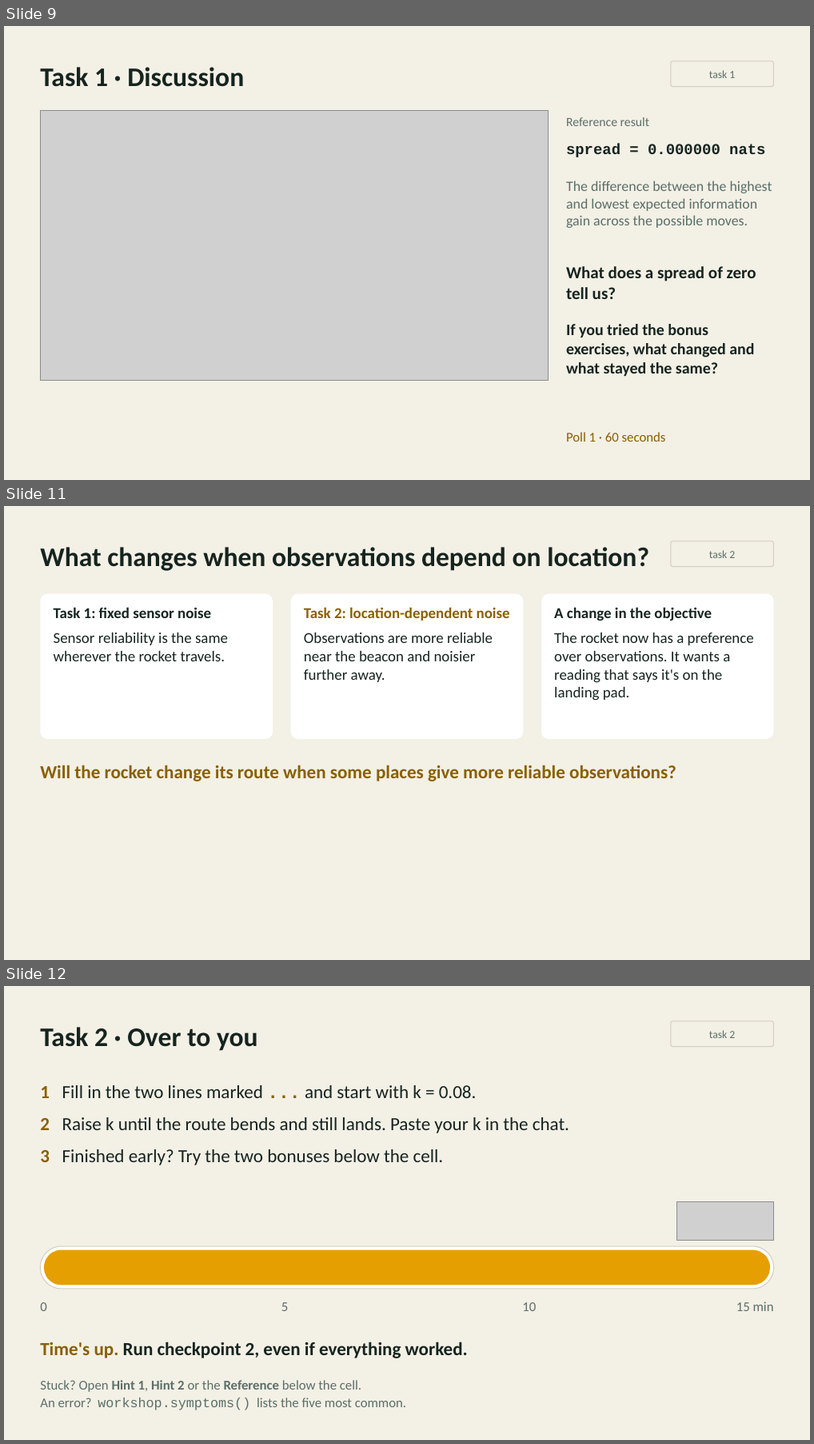
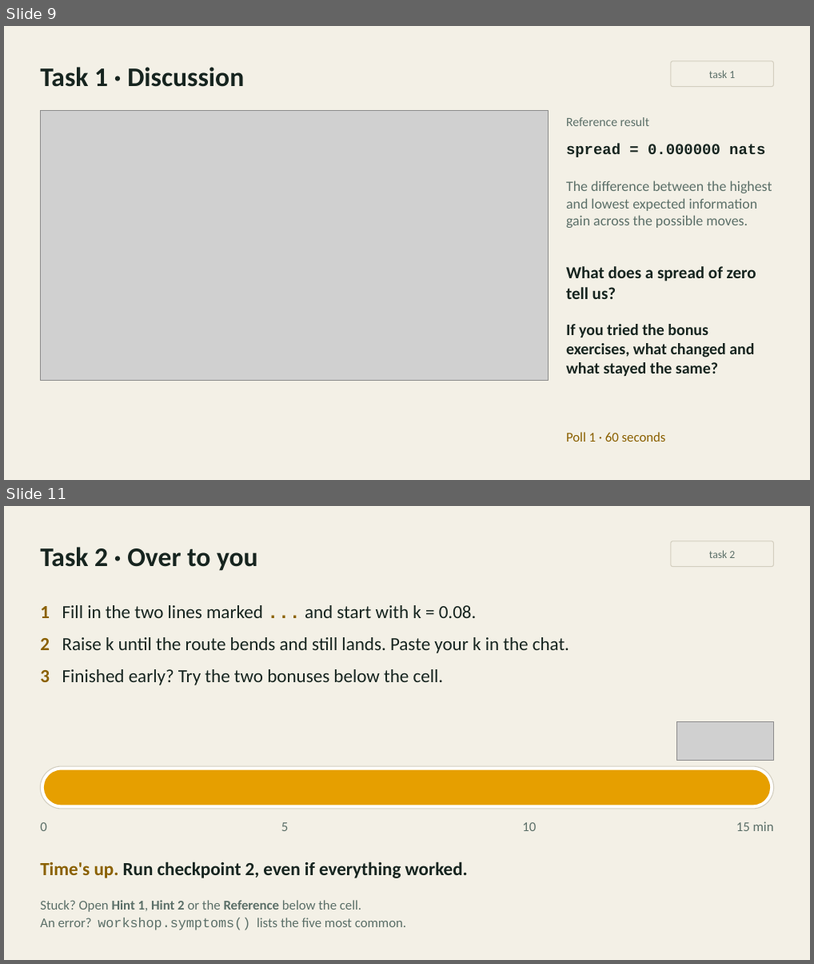
Before and after one commit to inferogenesis/cpomdp-workshop, a slide deck: deck/cpomdp_symposium_2026.pptx. Shown one above the other, each under a label of ours: slides 9, 11 and 12 before the commit, slides 9 and 11 after it; the slides between them are not shown. The pictures are 814x1444 and 814x964 pixels, drawn with LibreOffice and Linux fonts; fonts in the diff are those of the drawing; grey boxes stand for pictures. Boxes give left, top, right and bottom in pixels: in the first picture for what was removed or moved away, otherwise in the second. Text is boxed around its words. In the diff, an @@ line names an element or a change of style, - is before the commit and + after.

```diff
--- a/deck/cpomdp_symposium_2026.pptx
+++ b/deck/cpomdp_symposium_2026.pptx
@@ slide 11 removed at box(4, 506, 810, 960), background #F3F0E6 @@
@@ text removed at box(40, 547, 650, 571) @@
-What changes when observations depend on location?
@@ rounded rectangle removed at box(671, 541, 774, 567) @@
-task 2
@@ rounded rectangle removed at box(40, 594, 273, 739) @@
-Task 1: fixed sensor noise
-Sensor reliability is the same wherever the rocket travels.
@@ rounded rectangle removed at box(290, 594, 523, 739) @@
-Task 2: location-dependent noise
-Observations are more reliable near the beacon and noisier further away.
@@ rounded rectangle removed at box(542, 594, 774, 739) @@
-A change in the objective
-The rocket now has a preference over observations. It wants a reading that says it's on the landing pad.
@@ text removed at box(40, 764, 677, 781) @@
-Will the rocket change its route when some places give more reliable observations?
@@ what was slide 12 is now slide 11 @@
```
Also in this commit, not shown: 1 slide changed, 1 slide added, 1 other slide removed, 4 other files.
